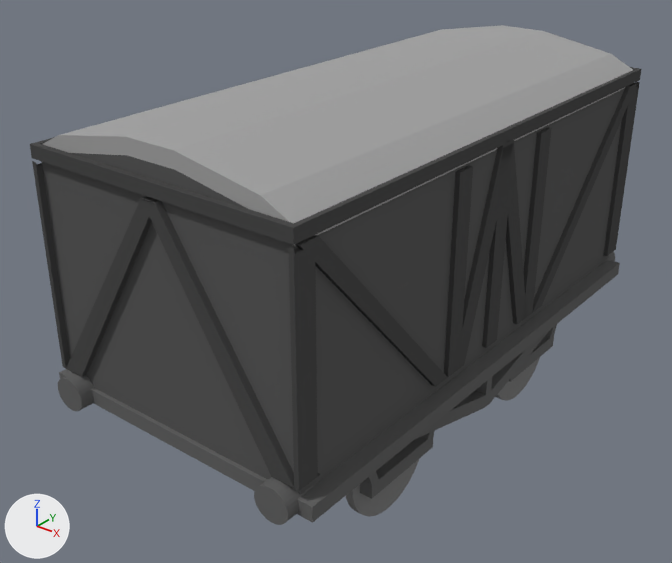
The Blender file trains/Wagons/piece-d88.blend, before and after one commit.
The view is the same before and after, from a 50 mm camera at (3.54, -6.86, 4.08) aimed at (-0.17, -2.23, 1.21). Lighting does not change. The marker at lower left points along +X, +Y and +Z.
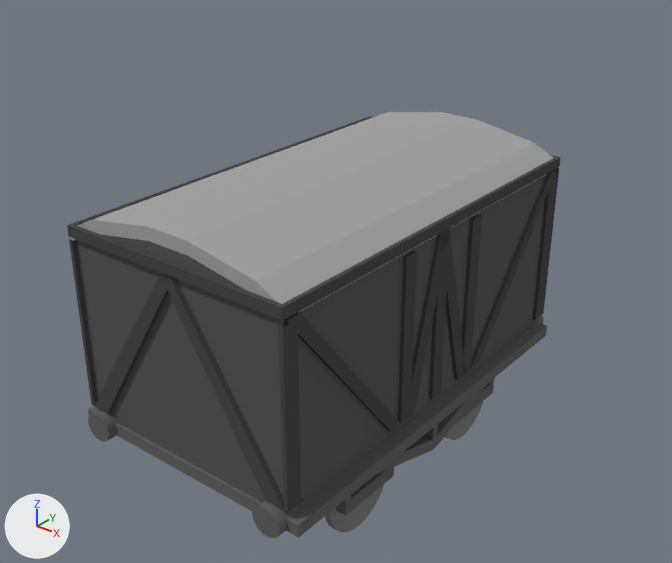
Edits to the bpy script that builds the scene:
```text
Change ob_cube_016:
    ob_cube_016.location: (0.0, 1.426, 1.066) -> (0.0, 0.149, 0.799)
    ob_cube_016.scale: (1.06, 1.37, 0.833) -> (0.9, 1.03, 0.708)
Change ob_cube_009:
    ob_cube_009.location: (0.0, 1.426, 0.018) -> (0.0, 0.149, -0.092)
    ob_cube_009.scale: (1.06, 1.37, 1.04) -> (0.9, 1.03, 0.888)
Change ob_cube:
    ob_cube.location: (0.0, 1.426, 0.0) -> (0.0, 0.149, -0.107)
    ob_cube.scale: (1.37, 1.0, 1.06) -> (1.03, 0.85, 0.9)
Change ob_plane:
    ob_plane.location: (0.0, 1.426, 0.0) -> (0.0, 0.149, -0.107)
    ob_plane.scale: (1.06, 1.37, 1.0) -> (0.9, 1.03, 0.85)
Change ob_cylinder_012:
    ob_cylinder_012.location: (0.0, 1.426, 0.0) -> (0.0, 0.149, -0.107)
    ob_cylinder_012.scale: (1.06, 1.0, 1.37) -> (0.9, 0.85, 1.03)
Change ob_cylinder_011:
    ob_cylinder_011.location: (0.0, 1.426, 0.0) -> (0.0, 0.149, -0.107)
    ob_cylinder_011.scale: (1.06, 1.0, 1.37) -> (0.9, 0.85, 1.03)
Change ob_cylinder_010:
    ob_cylinder_010.location: (0.0, 1.426, 0.0) -> (0.0, 0.149, -0.107)
    ob_cylinder_010.scale: (1.06, 1.0, 1.37) -> (0.9, 0.85, 1.03)
Change ob_cube_020:
    ob_cube_020.location: (0.0, 0.484, 0.0) -> (0.0, -0.558, -0.107)
    ob_cube_020.scale: (1.0, 1.0, 1.0) -> (0.75, 0.85, 0.85)
Change ob_cube_017:
    ob_cube_017.location: (0.0, 0.484, 0.0) -> (0.0, -0.558, -0.107)
    ob_cube_017.scale: (1.0, 1.0, 1.0) -> (0.75, 0.85, 0.85)
Change ob_cube_015:
    ob_cube_015.location: (0.0, 0.484, 0.0) -> (0.0, -0.517, -0.149)
    ob_cube_015.scale: (1.0, 1.0, 1.0) -> (0.75, 1.0, 0.85)
Change ob_cube_013:
    ob_cube_013.location: (0.0, 0.484, 0.0) -> (0.0, -0.517, -0.149)
    ob_cube_013.scale: (-1.0, 1.0, 1.0) -> (-0.75, 1.0, 0.85)
Change ob_cube_011:
    ob_cube_011.location: (0.0, 0.484, 0.0) -> (0.0, -0.517, -0.149)
Change ob_cube_010:
    ob_cube_010.location: (0.0, 0.484, 0.0) -> (0.0, -0.517, -0.149)
    ob_cube_010.scale: (1.0, 1.0, 1.0) -> (0.75, 1.0, 0.85)
Change ob_cylinder_005:
    ob_cylinder_005.location: (0.0, 0.484, 0.0) -> (0.0, -0.517, -0.075)
    ob_cylinder_005.scale: (1.0, 1.0, 1.0) -> (0.75, 0.75, 0.85)
Change ob_cylinder_001:
    ob_cylinder_001.location: (0.0, 0.484, 0.0) -> (0.0, -0.517, -0.075)
    ob_cylinder_001.scale: (1.0, 1.0, 1.0) -> (0.75, 0.75, 0.85)
Change ob_plane_002:
    ob_plane_002.location: (0.0, 1.426, 0.0) -> (0.0, 0.149, -0.107)
    ob_plane_002.scale: (1.06, 1.37, 1.0) -> (0.9, 1.03, 0.85)
```

Location of each change, (x1, y1, x2, y2) in pixels of the pictures (672 x 563 px):
'Cube', moved, rescaled (19% narrower, 14% shorter): before (42, 25, 633, 495); after (76, 112, 553, 515)
'Cube.009', moved, rescaled (19% narrower, 16% shorter): before (32, 82, 640, 491); after (69, 168, 559, 512)
'Cube.016', moved, rescaled: before (30, 67, 641, 245); after (67, 116, 561, 321)
'Plane.002', moved, rescaled (18% narrower, 18% shorter): before (59, 263, 620, 523); after (88, 326, 547, 538)
'Plane', moved, rescaled (18% narrower, 18% shorter): before (59, 260, 619, 507); after (89, 323, 546, 525)
'Cylinder.011', moved, rescaled (23% narrower, 20% shorter): before (254, 477, 314, 525); after (252, 500, 298, 538)
'Cylinder.001', moved, rescaled: before (346, 458, 420, 517); after (325, 484, 384, 532)
'Cube.010', moved, rescaled: before (360, 435, 434, 499); after (336, 467, 394, 515)
'Cylinder.012', moved, rescaled (19% narrower, 15% shorter): before (58, 373, 94, 411); after (88, 410, 117, 442)
'Cube.020', moved, rescaled (18% narrower, 17% shorter): before (490, 329, 551, 403); after (437, 384, 487, 445)
'Cylinder.005', moved, rescaled: before (496, 357, 540, 401); after (445, 402, 483, 440)
'Cube.015', moved, rescaled (15% narrower, 12% shorter): before (509, 335, 554, 382); after (456, 382, 494, 423)
'Cube.017', moved, rescaled (17% narrower, 13% shorter): before (475, 377, 492, 407); after (424, 424, 438, 450)
'Cube.011', moved: before (364, 471, 379, 485); after (344, 495, 351, 503)
'Cylinder.010', moved, rescaled (15% narrower, 15% shorter): before (603, 251, 615, 263); after (533, 315, 543, 325)
'Cube.013', moved, rescaled: before (545, 324, 557, 338); after (488, 378, 495, 384)
